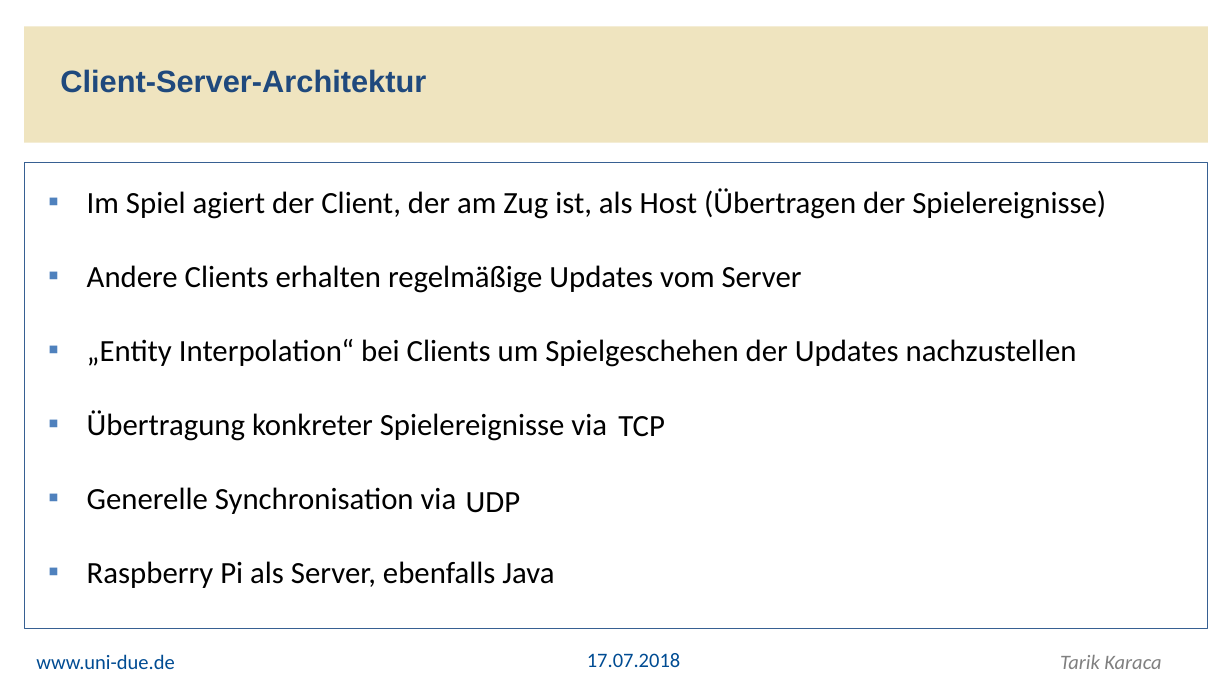
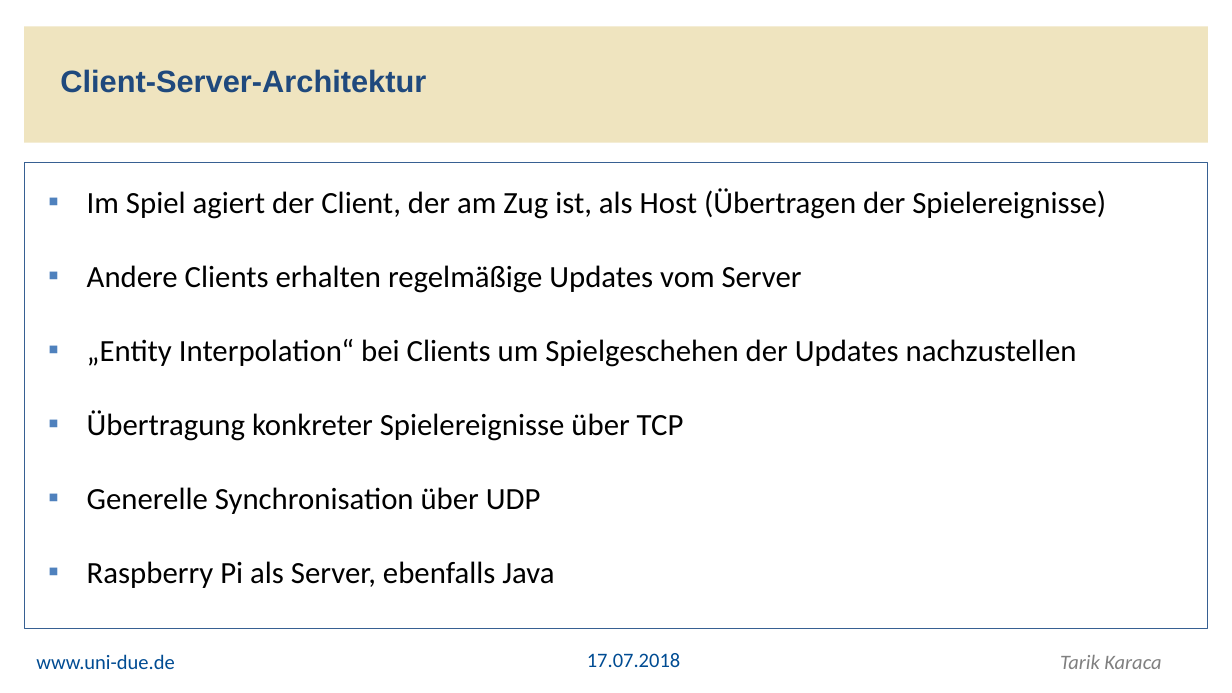
Before and after one commit to tarik2281/Swat_Engagement_Pheretima, a slide deck: slide 14 of Dokumentation/Präsentation IT 3.pptx. Drawn at 1232x693 pixels with LibreOffice and Linux fonts; fonts in the diff are those of the drawing; background and template pictures are left out. Boxes give left, top, right and bottom in pixels: in the first picture for what was removed or moved away, otherwise in the second. Text is boxed around its words. In the diff, an @@ line names an element or a change of style, - is before the commit and + after.

```diff
--- a/Dokumentation/Präsentation IT 3.pptx
+++ b/Dokumentation/Präsentation IT 3.pptx
@@ text at [87,410,684,514]: text changed @@
-▪ Übertragung konkreter Spielereignisse via
-▪ Generelle Synchronisation via
+▪ Übertragung konkreter Spielereignisse über TCP
+▪ Generelle Synchronisation über UDP
@@ text removed at [618,416,665,437] @@
-TCP
@@ text removed at [466,492,521,513] @@
-UDP
```
Also in this commit, not shown: 5 other files.
